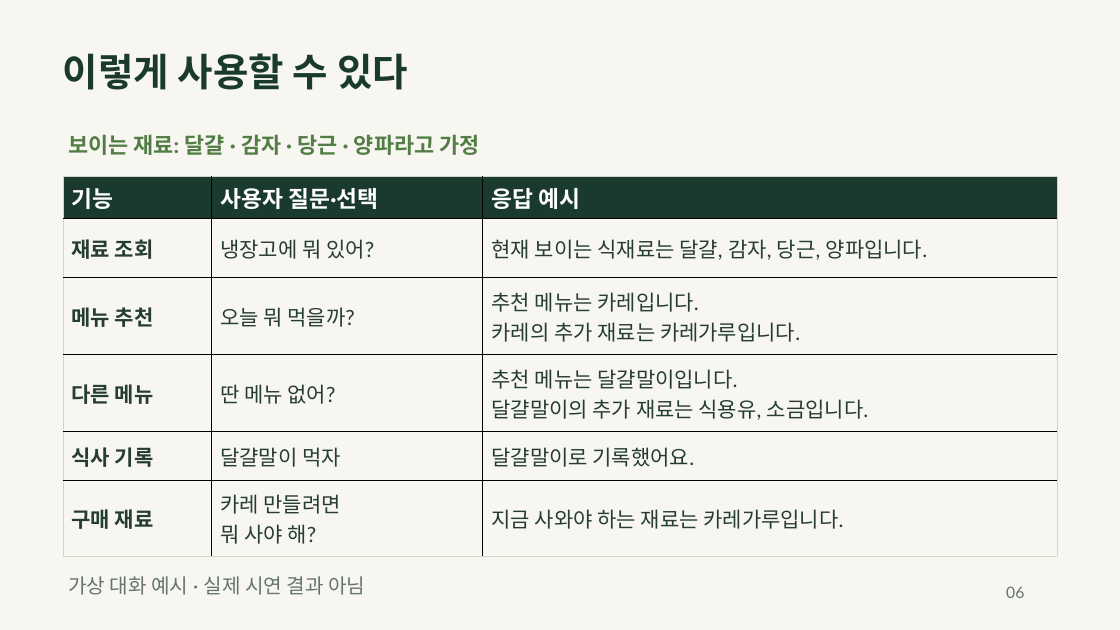
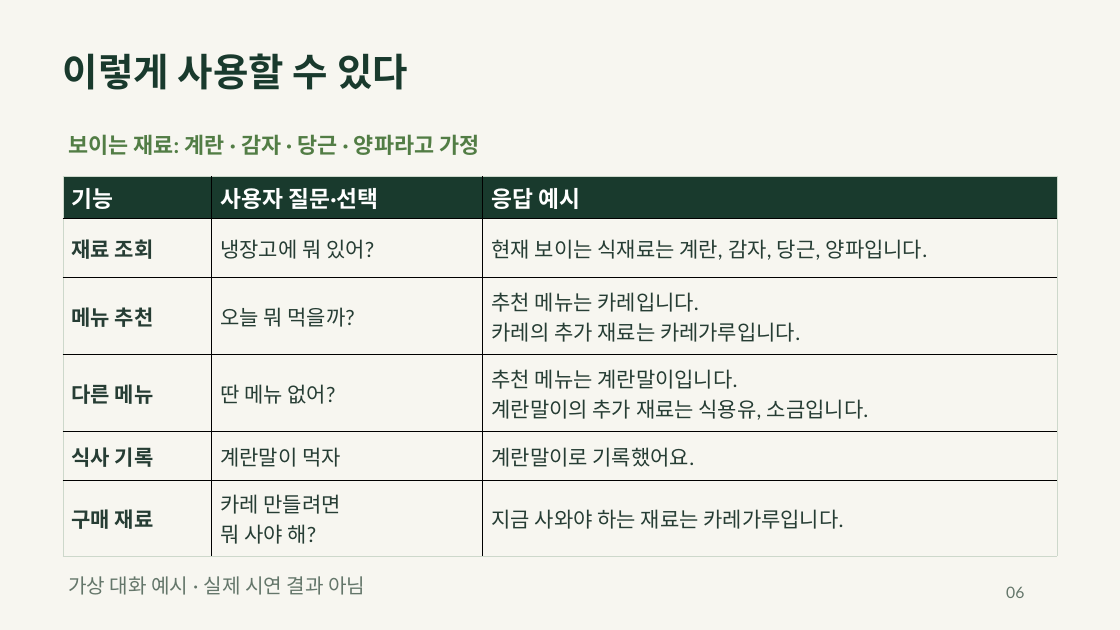
Before and after one commit to gocleanwater/Vision-LLM-202237752, a slide deck: slide 6 of [Project02]/presentation/Project02_Ingredients_Menu_Assistant.pptx. Drawn at 1120x630 pixels with LibreOffice and Linux fonts; fonts in the diff are those of the drawing. Boxes give left, top, right and bottom in pixels: in the first picture for what was removed or moved away, otherwise in the second. Text is boxed around its words. In the diff, an @@ line names an element or a change of style, - is before the commit and + after.

Commit message:
fix: 사용자 선호에 따라 계란 표기로 통일

```diff
--- a/[Project02]/presentation/Project02_Ingredients_Menu_Assistant.pptx
+++ b/[Project02]/presentation/Project02_Ingredients_Menu_Assistant.pptx
@@ text at <box>68,134,479,155</box>: text changed @@
-보이는 재료: 달걀 · 감자 · 당근 · 양파라고 가정
+보이는 재료: 계란 · 감자 · 당근 · 양파라고 가정
@@ table at <box>63,176,1057,553</box> @@
-row 2, column 3: 현재 보이는 식재료는 달걀, 감자, 당근, 양파입니다.
+row 2, column 3: 현재 보이는 식재료는 계란, 감자, 당근, 양파입니다.
-row 4, column 3: 추천 메뉴는 달걀말이입니다. / 달걀말이의 추가 재료는 식용유, 소금입니다.
+row 4, column 3: 추천 메뉴는 계란말이입니다. / 계란말이의 추가 재료는 식용유, 소금입니다.
-row 5, column 2: 달걀말이 먹자
+row 5, column 2: 계란말이 먹자
-row 5, column 3: 달걀말이로 기록했어요.
+row 5, column 3: 계란말이로 기록했어요.
```
Also in this commit, not shown: 11 other files.
